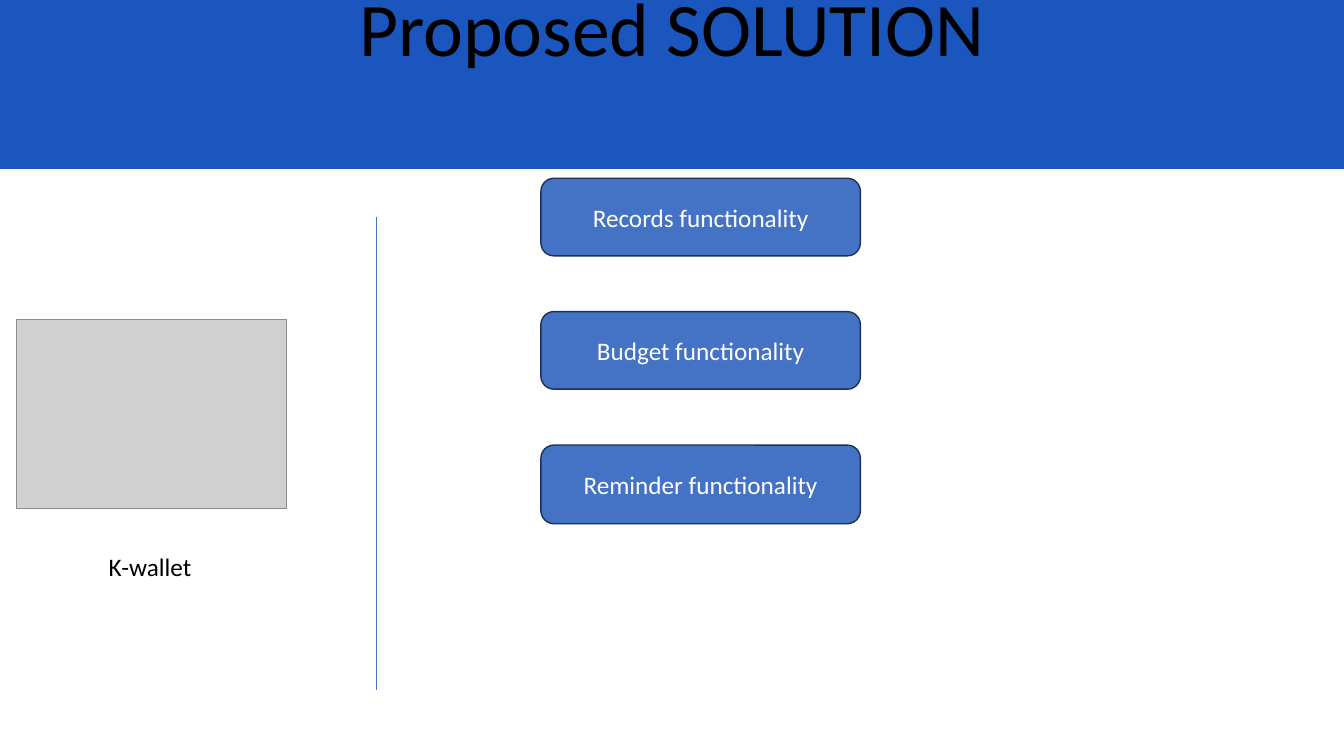
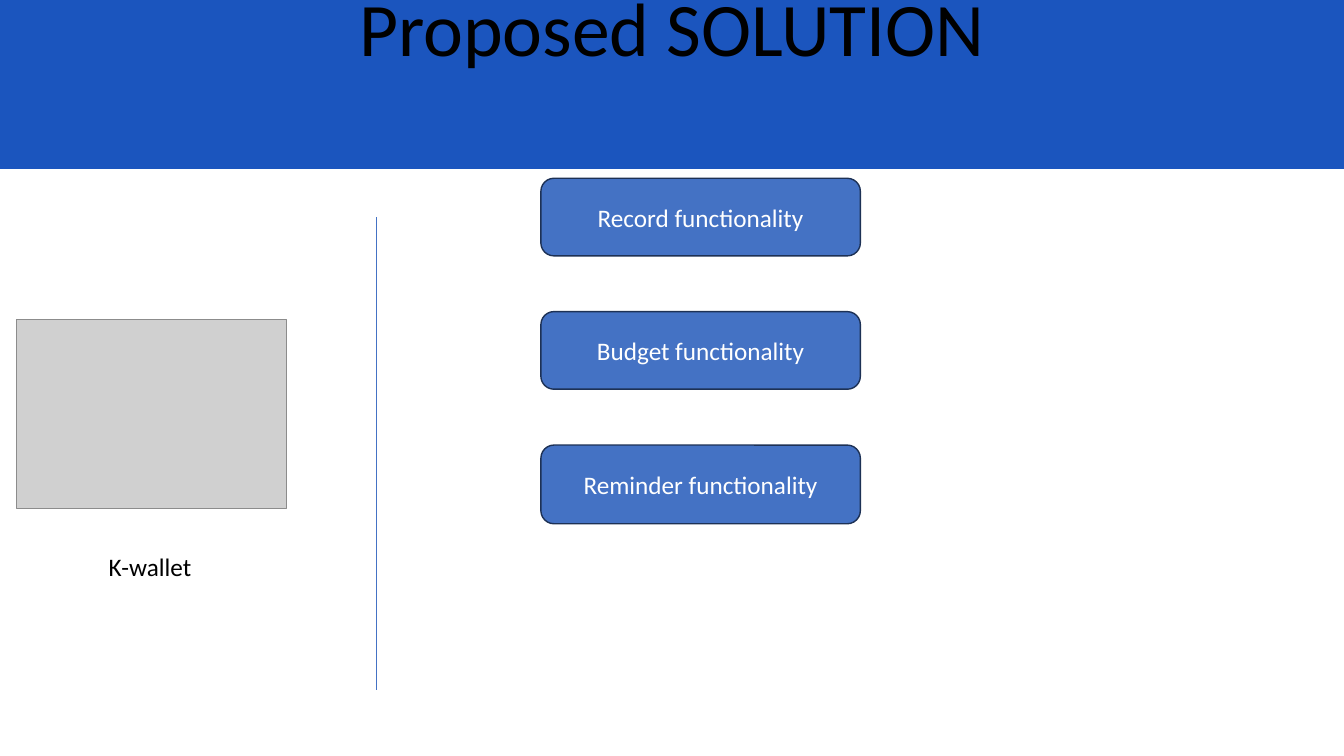
Before and after one commit to kanzuesther/level-2-report-and-diagrams, a slide deck: slide 7 of Presentation1.pptx. Drawn at 1344x756 pixels with LibreOffice and Linux fonts; fonts in the diff are those of the drawing; grey boxes stand for pictures. Boxes give left, top, right and bottom in pixels: in the first picture for what was removed or moved away, otherwise in the second. Text is boxed around its words. In the diff, an @@ line names an element or a change of style, - is before the commit and + after.

```diff
--- a/Presentation1.pptx
+++ b/Presentation1.pptx
@@ text in rounded rectangle at <box>598,209,804,231</box>: text changed @@
-Records functionality
+Record functionality
```
Also in this commit, not shown: 4 other slides changed, 1 slide added.
